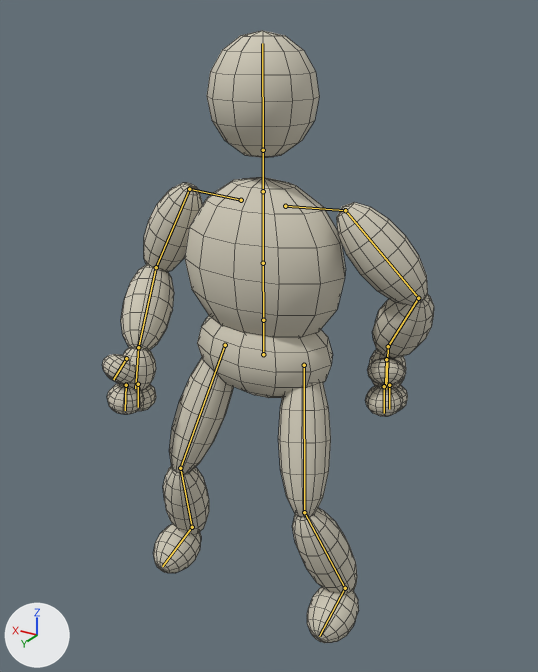
Renders of the Blender file art/source/models/characters/shared_humanoid/shared_humanoid_player_motion_v1.blend from each side of a commit.
Camera for both pictures: a 50 mm camera at (-1.037, 1.698, 1.767) aimed at (-0.046, 0.047, 0.942). Lighting does not change. The marker at lower left points along +X, +Y and +Z. The picture after the commit comes second. Both versions are drawn at frame 18 of the action 'run_left'; the numbers are the values there. The bones that change, and the others that lie on the model, are drawn over the model as lines. Mesh edges are drawn as thin lines.

Objects in the first picture: 'BindTemplate'.
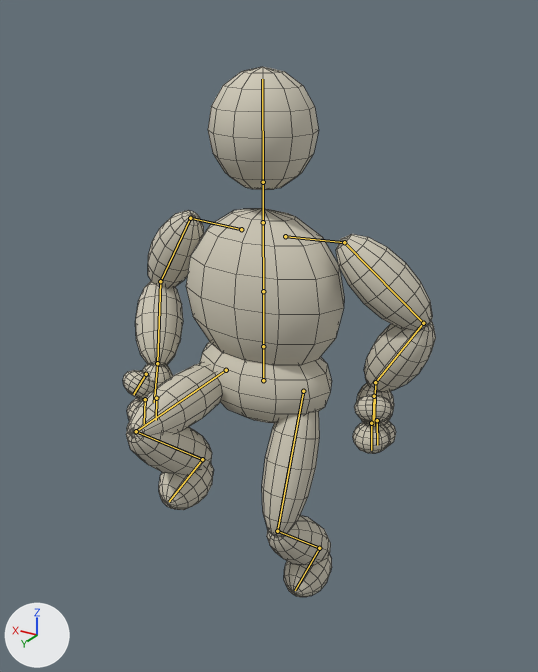
What differs and where, as boxes [x1, y1, x2, y2] in the pictures (538 x 672 px):
'BindTemplate', posed (14% shorter)
    before: [102, 30, 434, 643]
    after: [123, 67, 436, 597]
bone 'pelvis', root to tip
    before: (263, 354) to (263, 320)
    after: (263, 380) to (263, 346)
bone 'upper_arm_r', root to tip
    before: (189, 189) to (156, 267)
    after: (190, 218) to (160, 281)
bone 'forearm_r', root to tip
    before: (156, 267) to (138, 347)
    after: (160, 281) to (157, 363)
bone 'hand_r', root to tip
    before: (138, 347) to (135, 388)
    after: (157, 363) to (154, 402)
bone 'upper_arm_l', root to tip
    before: (345, 210) to (418, 298)
    after: (344, 242) to (423, 323)
bone 'forearm_l', root to tip
    before: (418, 298) to (388, 346)
    after: (423, 323) to (375, 382)
bone 'hand_l', root to tip
    before: (388, 346) to (386, 389)
    after: (375, 382) to (374, 425)
bone 'thigh_r', root to tip
    before: (225, 345) to (180, 468)
    after: (226, 370) to (136, 431)
bone 'shin_r', root to tip
    before: (180, 468) to (192, 527)
    after: (136, 431) to (202, 459)
bone 'foot_r', root to tip
    before: (192, 527) to (162, 566)
    after: (202, 459) to (169, 501)
bone 'thigh_l', root to tip
    before: (304, 365) to (304, 512)
    after: (303, 391) to (277, 531)
bone 'shin_l', root to tip
    before: (304, 512) to (345, 588)
    after: (277, 531) to (319, 548)
bone 'foot_l', root to tip
    before: (345, 588) to (319, 636)
    after: (319, 548) to (295, 590)

The change in detail:
Bone 'pelvis' (bone_pelvis) moves from (0.0, -0.066, 0.0) to (0.0, -0.15, 0.0).
Bone 'upper_arm_r' (bone_upper_arm_r) turns from (-10, 1, 9) to (-12, 0, -2) degrees about its own x, y and z.
Bone 'forearm_r' (bone_forearm_r) turns from (7, -12, 64) to (-3, -7, 75) degrees about its own x, y and z.
Bone 'hand_r' (bone_hand_r) turns from (-27, 7, -44) to (-15, 9, -42) degrees about its own x, y and z.
Bone 'upper_arm_l' (bone_upper_arm_l) turns from (-11, 1, 7) to (-7, 1, 11) degrees about its own x, y and z.
Bone 'forearm_l' (bone_forearm_l) turns from (-62, -9, -27) to (-52, -17, -50) degrees about its own x, y and z.
Bone 'hand_l' (bone_hand_l) turns from (44, 12, -4) to (35, 1, 11) degrees about its own x, y and z.
Bone 'thigh_r' (bone_thigh_r) turns from (16, 2, -11) to (86, -1, 1) degrees about its own x, y and z.
Bone 'shin_r' (bone_shin_r) turns from (-34, -5, 1) to (-132, 0, 0) degrees about its own x, y and z.
Bone 'foot_r' (bone_foot_r) turns from (18, 11, 4) to (46, 1, 0) degrees about its own x, y and z.
Bone 'thigh_l' (bone_thigh_l) turns from (16, -2, 11) to (18, 0, 0) degrees about its own x, y and z.
Bone 'shin_l' (bone_shin_l) turns from (-34, 5, -1) to (-61, 0, 0) degrees about its own x, y and z.
Bone 'foot_l' (bone_foot_l) turns from (18, -11, -4) to (44, 0, 0) degrees about its own x, y and z.
